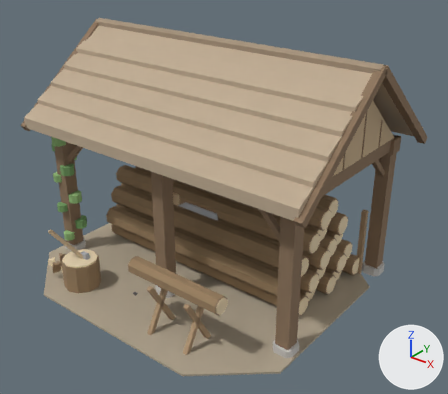
What one commit did to the OBJ model src/models/lumber_camp_4.obj.
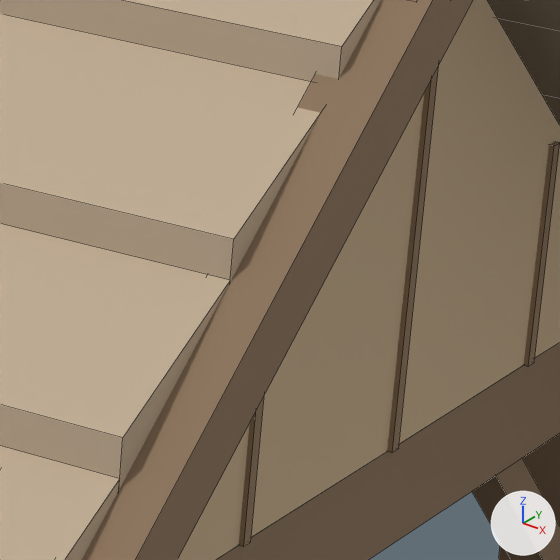
The first picture shows the older version from a 50 mm lens placed at (5.98, -7.15, 5.81), pointed at (0.4, -0.17, 1.48). The close-ups show the older and then the newer version on the part from 70% to 85% of the width and 26% to 44% of the height of that picture. Only the edits that show in the close-ups are written down. Lighting does not change. The marker at lower right points along +X, +Y and +Z. The close-ups show mesh edges as thin lines. Where no turn or scale is listed for an object, it has been applied to the vertices.

Script lines for the objects in view, before the commit:
```python
me_gable_seam = bpy.data.meshes.new('Gable.Seam')
me_gable_seam.from_pydata(...)  # a box spanning x 2.3..2.4, y 0.998..1.022, z 2.45..2.88
me_gable_seam.materials.append(mat_wooddark)  # brown #957c61
me_roof_006 = bpy.data.meshes.new('Roof.006')
me_roof_006.from_pydata([(2.65, -1.3, 2.6), (2.65, -1.0, 2.83), (2.65, -1.0, 2.94), (2.65, -1.3, 2.78), (-2.65, -1.3, 2.6), (-2.65, -1.0, 2.83), (-2.65, -1.0, 2.94), (-2.65, -1.3, 2.78)], [], [(3, 2, 1, 0), (4, 5, 6, 7), (0, 1, 5, 4), (1, 2, 6, 5), (2, 3, 7, 6), (3, 0, 4, 7)])
me_roof_006.materials.append(mat_shingle)  # beige #bfac93
me_roof_008 = bpy.data.meshes.new('Roof.008')
me_roof_008.from_pydata([(2.65, 1.4, 2.83), (2.65, 1.1, 3.06), (2.65, 1.1, 3.17), (2.65, 1.4, 3.01), (-2.65, 1.4, 2.83), (-2.65, 1.1, 3.06), (-2.65, 1.1, 3.17), (-2.65, 1.4, 3.01)], [], [(3, 2, 1, 0), (4, 5, 6, 7), (0, 1, 5, 4), (1, 2, 6, 5), (2, 3, 7, 6), (3, 0, 4, 7)])
me_roof_008.materials.append(mat_shingle)  # beige #bfac93
ob_gable_seam = bpy.data.objects.new('Gable.Seam', me_gable_seam)
ob_gable_seam.location = (0.0, 0.0, 0.0)
ob_roof_006 = bpy.data.objects.new('Roof.006', me_roof_006)
ob_roof_006.location = (0.0, 0.0, 0.0)
ob_roof_008 = bpy.data.objects.new('Roof.008', me_roof_008)
ob_roof_008.location = (0.0, 0.0, 0.0)
# also in view: 'Gable.Barge' at (2.67, -0.7, 3.09); 'Gable.Seam.007' at (2.35, 0.47, 2.9); 'Roof.005' at (0.0, -0.85, 3.0); 'Roof.004' at (0.0, -0.55, 3.23); 'Gable' at (2.35, 0.2, 3.05)
```
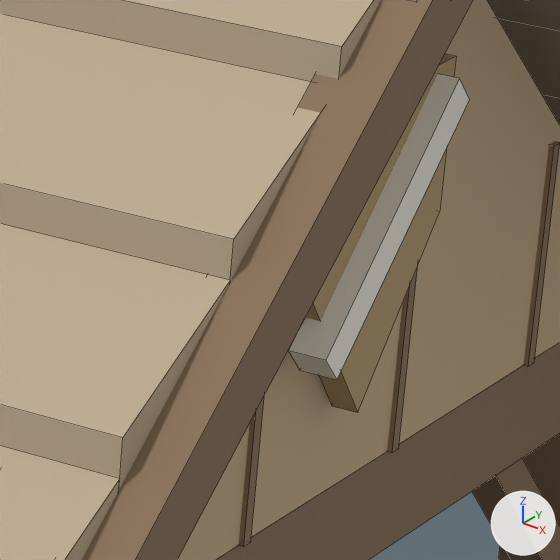
Changed parts and their boxes [x1, y1, x2, y2] in the close-ups (560 x 560 px):
'Shield.Stripe', added: after [289, 74, 469, 380]
'Shield', added (beige): after [306, 54, 456, 413]
'Gable', unchanged, covered by the edit: before [178, 0, 560, 560]
'Roof.004', unchanged, covered by the edit: before [0, 14, 320, 281]; after [499, 19, 560, 99]
'Gable.001', unchanged, uncovered by the edit: after [178, 0, 560, 560]
'Roof.011', unchanged, uncovered by the edit: after [0, 14, 320, 281]

Edits to the bpy script that builds the scene:
```text
Add mat_canvas:
    mat_canvas = principled_material('Canvas')
    mat_canvas.base_color = (0.93, 0.9, 0.82)  # white #f7f3ea
    mat_canvas.roughness = 1.0
Add me_shield_stripe:
    me_shield_stripe.from_pydata([(2.49, 0.376, 3.185), (2.42, 0.376, 3.185), (2.42, 0.424, 3.135), (2.49, 0.424, 3.135), (2.49, -0.024, 2.795), (2.42, -0.024, 2.795), (2.42, 0.024, 2.745), (2.49, 0.024, 2.745)], [], [(3, 2, 1, 0), (4, 5, 6, 7), (0, 1, 5, 4), (1, 2, 6, 5), (2, 3, 7, 6), (3, 0, 4, 7)])
    me_shield_stripe.materials.append(mat_canvas)  # white #f7f3ea
Add me_shield:
    me_shield.from_pydata([(2.45, 0.44, 3.2), (2.45, -0.04, 3.2), (2.45, -0.04, 2.92), (2.45, 0.2, 2.62), (2.45, 0.44, 2.92), (2.4, 0.44, 3.2), (2.4, -0.04, 3.2), (2.4, -0.04, 2.92), (2.4, 0.2, 2.62), (2.4, 0.44, 2.92)], [], [(4, 3, 2, 1, 0), (5, 6, 7, 8, 9), (0, 1, 6, 5), (1, 2, 7, 6), (2, 3, 8, 7), (3, 4, 9, 8), (4, 0, 5, 9)])
    me_shield.materials.append(mat_paint)  # beige #baa279
Add ob_shield_stripe:
    ob_shield_stripe = bpy.data.objects.new('Shield.Stripe', me_shield_stripe)
    ob_shield_stripe.location = (0.0, 0.0, 0.0)
Add ob_shield:
    ob_shield = bpy.data.objects.new('Shield', me_shield)
    ob_shield.location = (0.0, 0.0, 0.0)
```
